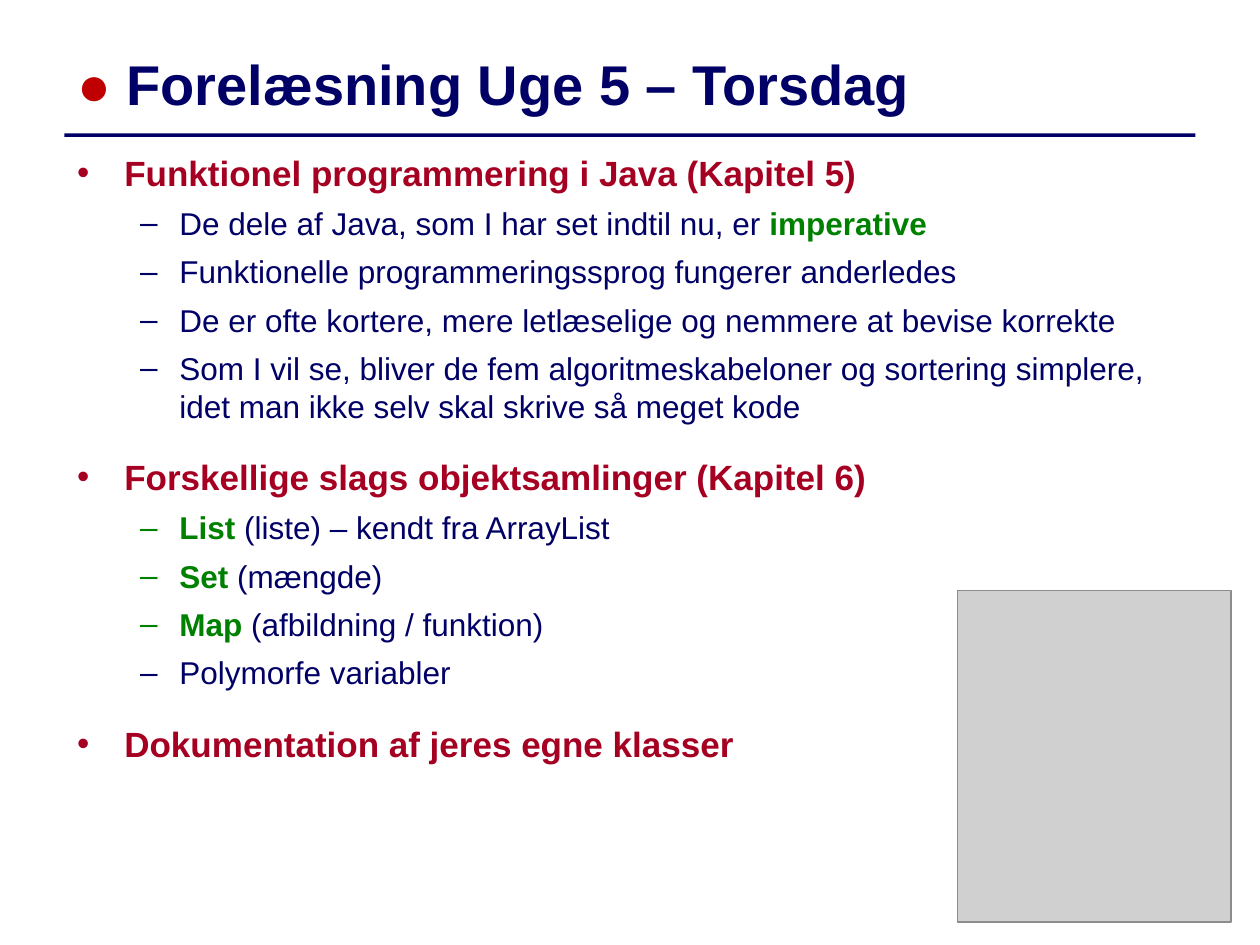
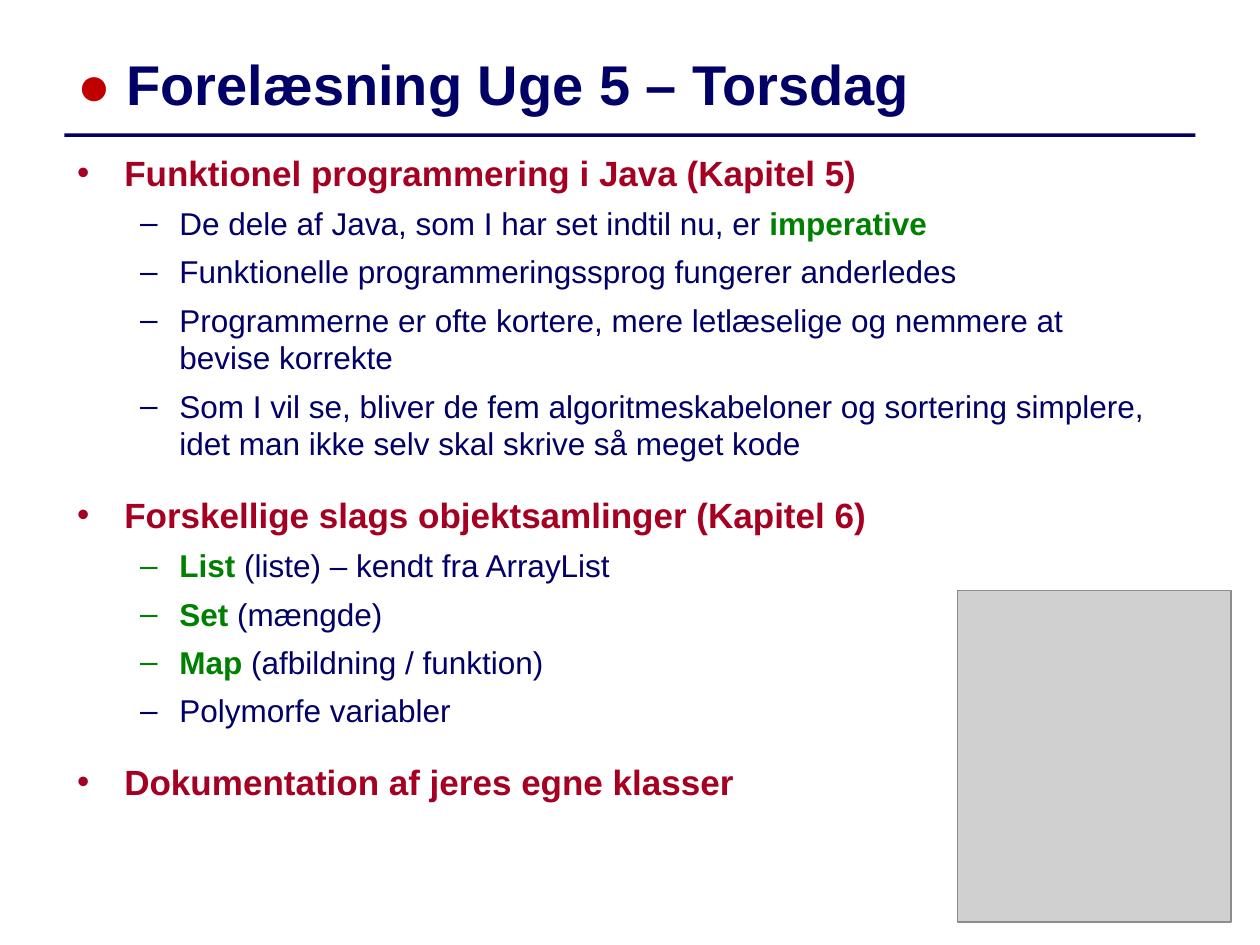
Before and after one commit to IntProgAU/Materiale, a slide deck: slide 1 of web/e22/uge_5b/Slides-Uge5-Torsdag.pptx. Drawn at 1260x945 pixels with LibreOffice and Linux fonts; fonts in the diff are those of the drawing; grey boxes stand for pictures. Boxes give left, top, right and bottom in pixels: in the first picture for what was removed or moved away, otherwise in the second. Text is boxed around its words. In the diff, an @@ line names an element or a change of style, - is before the commit and + after.

```diff
--- a/web/e22/uge_5b/Slides-Uge5-Torsdag.pptx
+++ b/web/e22/uge_5b/Slides-Uge5-Torsdag.pptx
@@ text at (179,309,1063,370): text changed @@
-  – De er ofte kortere, mere letlæselige og nemmere at bevise korrekte
+  – Programmerne er ofte kortere, mere letlæselige og nemmere at bevise korrekte
```
Also in this commit, not shown: 16 other slides changed, 1 other file.
